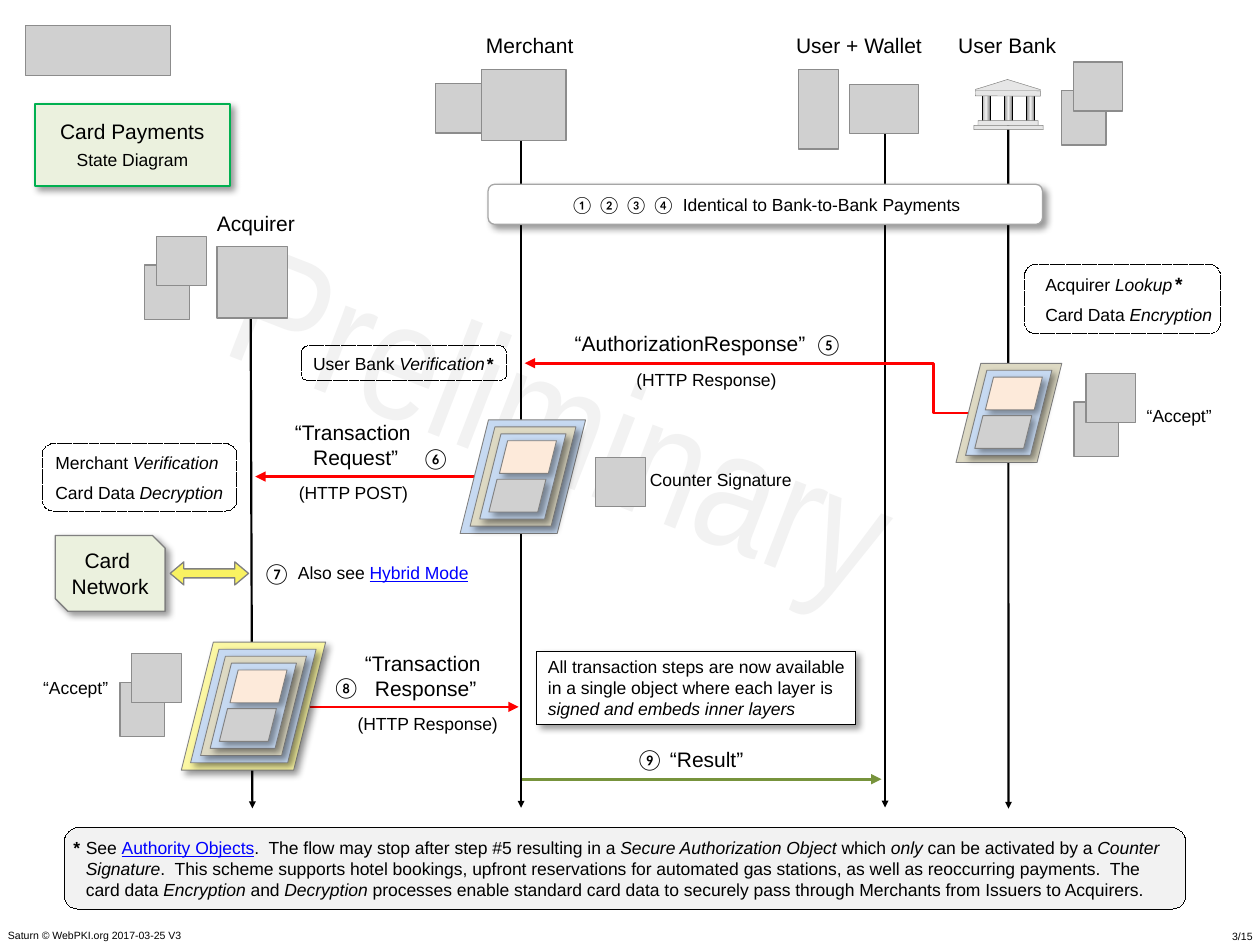
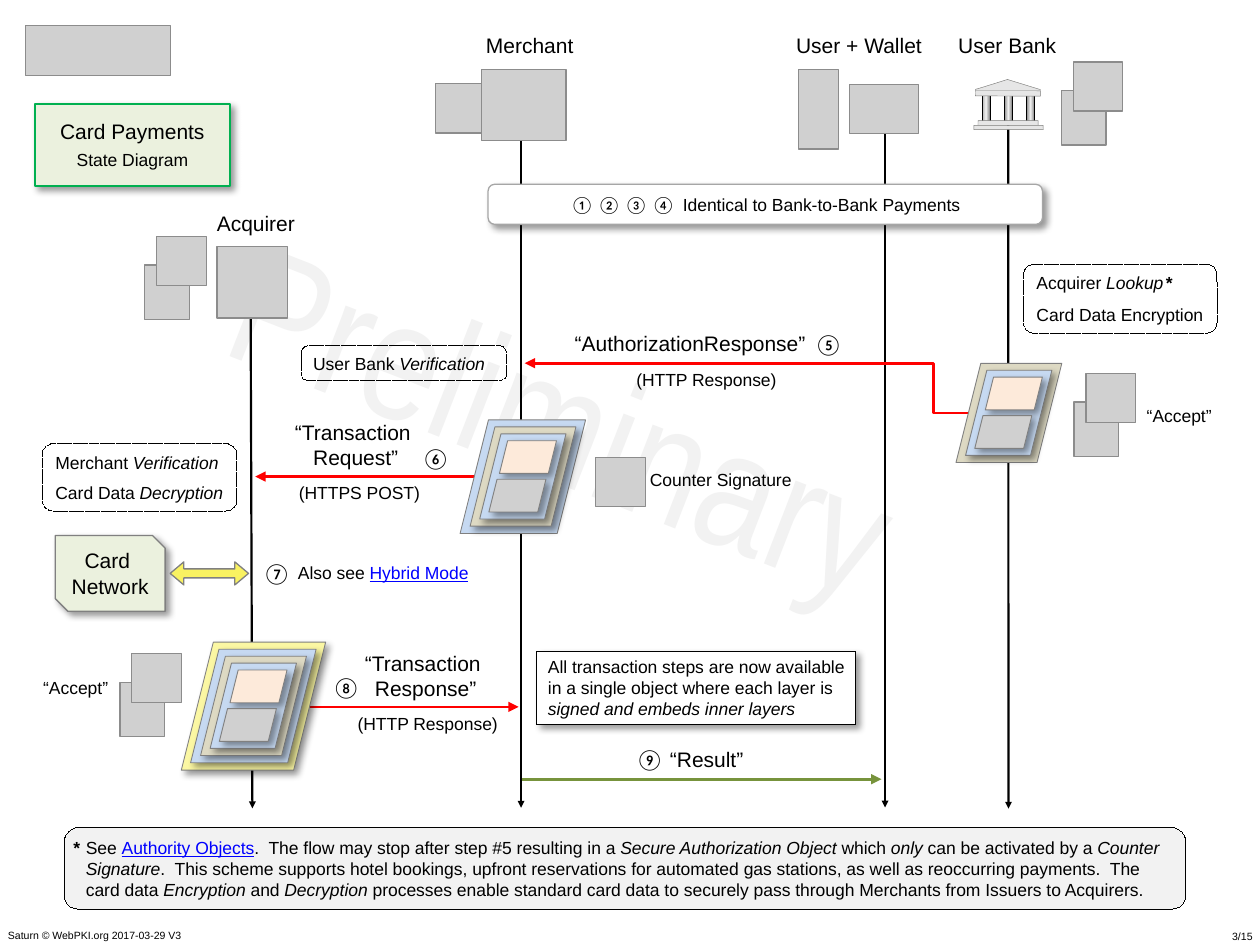
Before and after one commit to cyberphone/doc, a slide deck: slide 3 of saturn/saturn-v3-presentation.pptx. Drawn at 1260x945 pixels with LibreOffice and Linux fonts; fonts in the diff are those of the drawing; grey boxes stand for pictures. Boxes give left, top, right and bottom in pixels: in the first picture for what was removed or moved away, otherwise in the second. Text is boxed around its words. In the diff, an @@ line names an element or a change of style, - is before the commit and + after.

```diff
--- a/saturn/saturn-v3-presentation.pptx
+++ b/saturn/saturn-v3-presentation.pptx
@@ rounded rectangle "Acquirer Lookup *": place and size @@
-rounded rectangle "Acquirer Lookup *" at <box>1024,265,1221,334</box>
+rounded rectangle "Acquirer Lookup *" at <box>1023,265,1217,334</box>
@@ rounded rectangle "Acquirer Lookup *" at <box>1023,265,1217,334</box>: size 11 to 10 pt in "*"; italic off in "Encryption"; indent changed; more space between paragraphs; proportions changed @@
@@ text in rounded rectangle at <box>313,357,485,370</box>: text changed @@
-User Bank Verification *
+User Bank Verification
@@ text at <box>299,486,420,503</box>: text changed @@
-(HTTP POST)
+(HTTPS POST)
@@ text at <box>8,931,181,941</box>: text changed @@
-Saturn © WebPKI.org 2017-03-25 V3
+Saturn © WebPKI.org 2017-03-29 V3
```
Also in this commit, not shown: 14 other slides changed, 1 other file.
